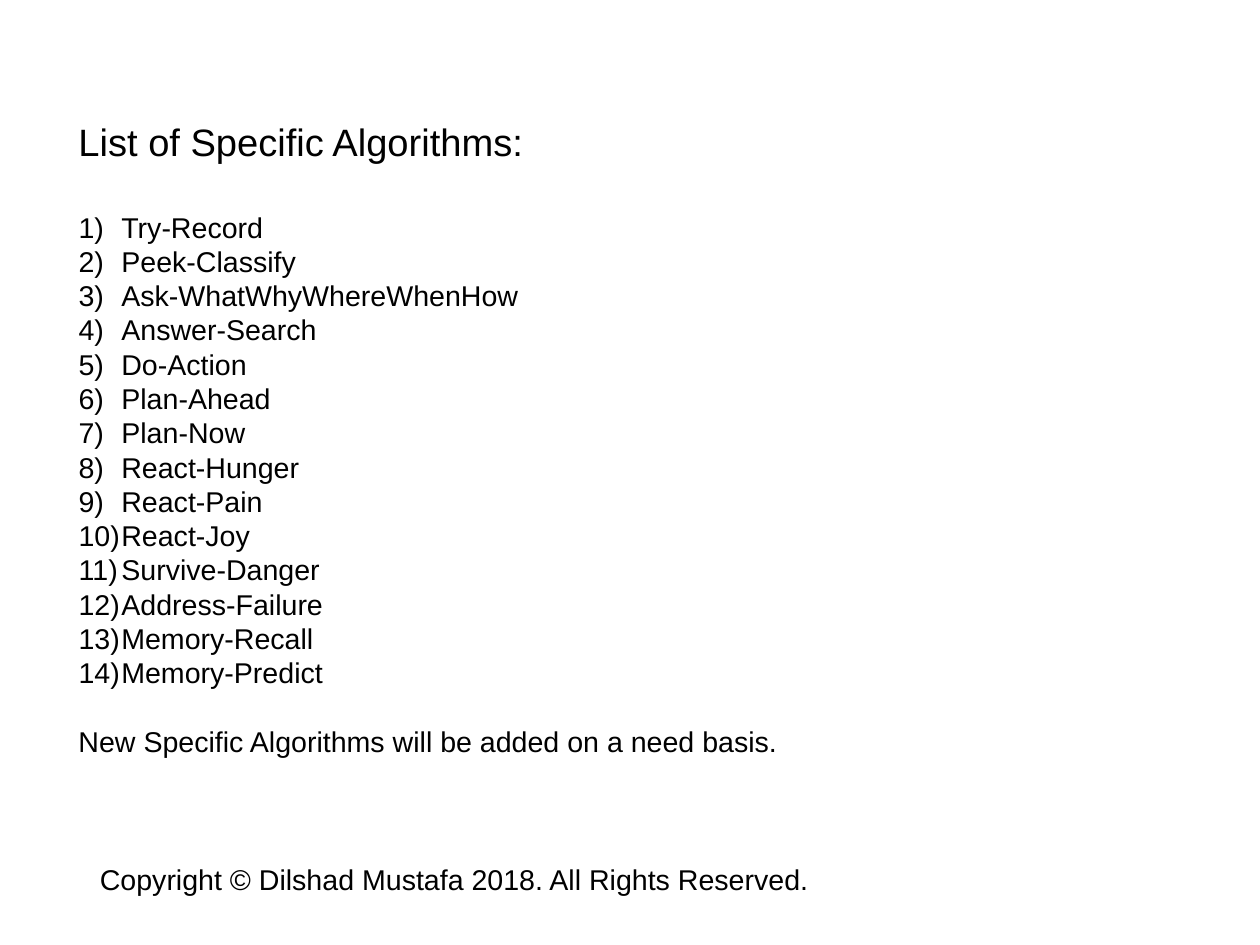
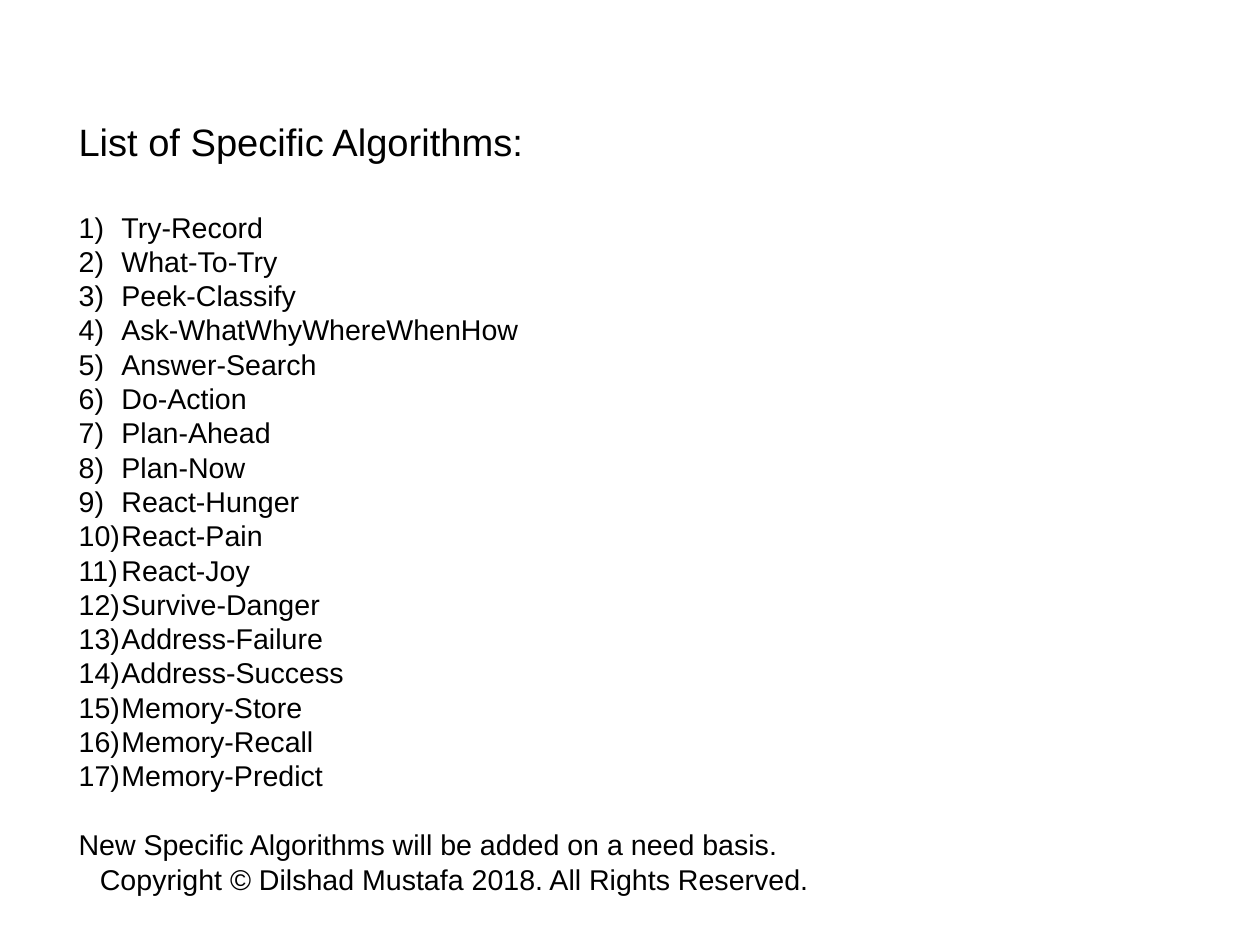
Before and after one commit to dilshadmustafa/CaretakerAI, a slide deck: slide 4 of Docs/Dilshad_Caretaker_Intelligence_ArtificialConsciousness.pptx. Drawn at 1260x945 pixels with LibreOffice and Linux fonts; fonts in the diff are those of the drawing. Boxes give left, top, right and bottom in pixels: in the first picture for what was removed or moved away, otherwise in the second. Text is boxed around its words. In the diff, an @@ line names an element or a change of style, - is before the commit and + after.

```diff
--- a/Docs/Dilshad_Caretaker_Intelligence_ArtificialConsciousness.pptx
+++ b/Docs/Dilshad_Caretaker_Intelligence_ArtificialConsciousness.pptx
@@ text at [121, 251, 277, 278]: paragraph added @@
+2) What-To-Try
@@ text at [79, 662, 344, 723]: paragraphs added @@
+14) Address-Success
+15) Memory-Store
```
Also in this commit, not shown: 1 other slide changed, 2 slides added, 2 other files.
